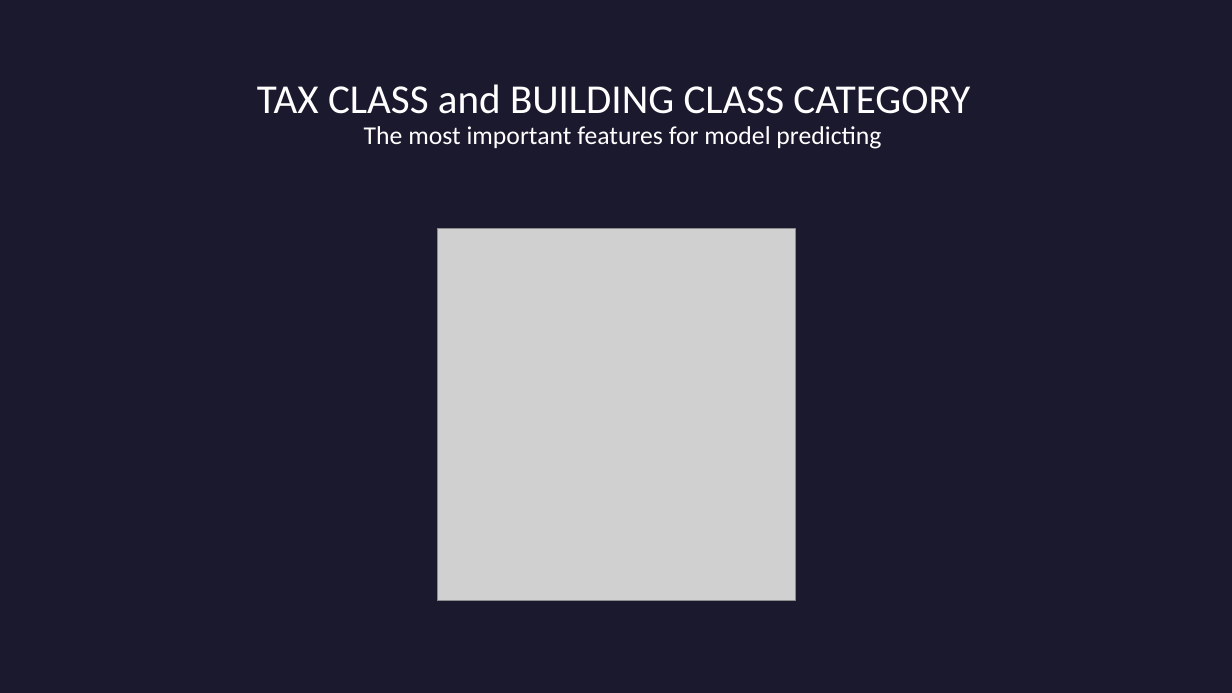
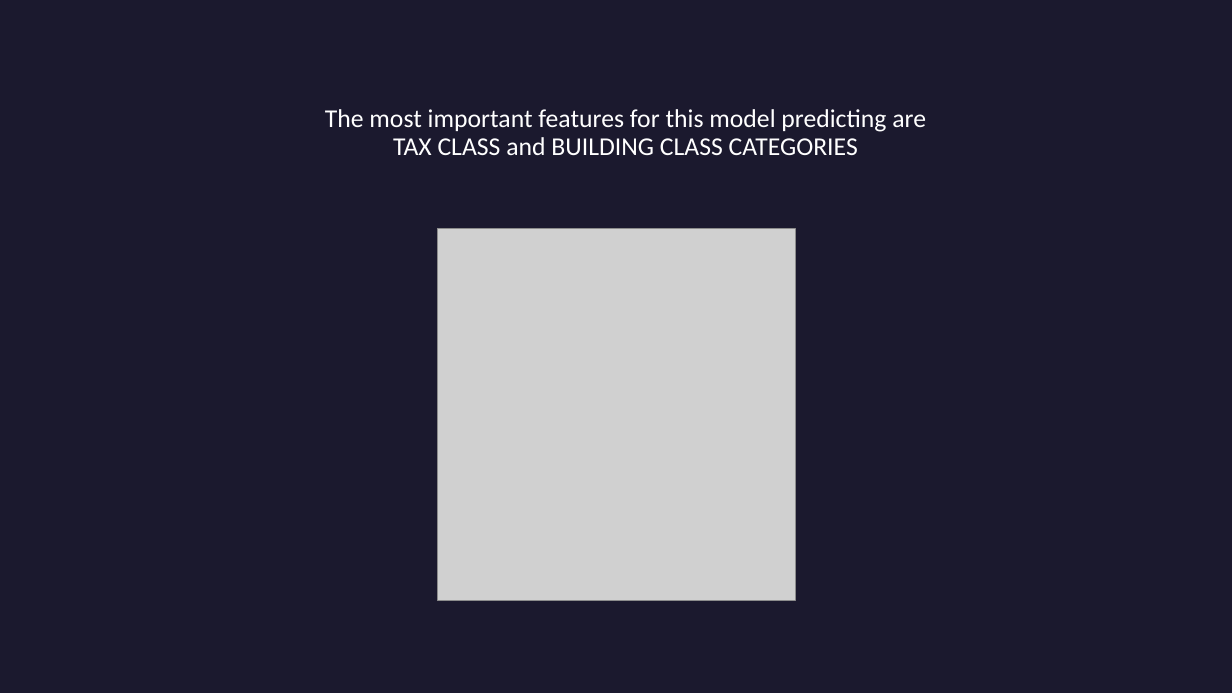
Before and after one commit to Gaukhar-ai/for_my_Thinkful_work, a slide deck: slide 9 of capstone/NY_real_estate/NYC property price prediction.pptx. Drawn at 1232x693 pixels with LibreOffice and Linux fonts; fonts in the diff are those of the drawing; grey boxes stand for pictures. Boxes give left, top, right and bottom in pixels: in the first picture for what was removed or moved away, otherwise in the second. Text is boxed around its words. In the diff, an @@ line names an element or a change of style, - is before the commit and + after.

```diff
--- a/capstone/NY_real_estate/NYC property price prediction.pptx
+++ b/capstone/NY_real_estate/NYC property price prediction.pptx
@@ title at (x1=325, y1=109, x2=926, y2=155): text changed @@
-TAX CLASS and BUILDING CLASS CATEGORY
-The most important features for model predicting
+The most important features for this model predicting are
+TAX CLASS and BUILDING CLASS CATEGORIES
```
Also in this commit, not shown: 4 other slides changed, 1 other file.
